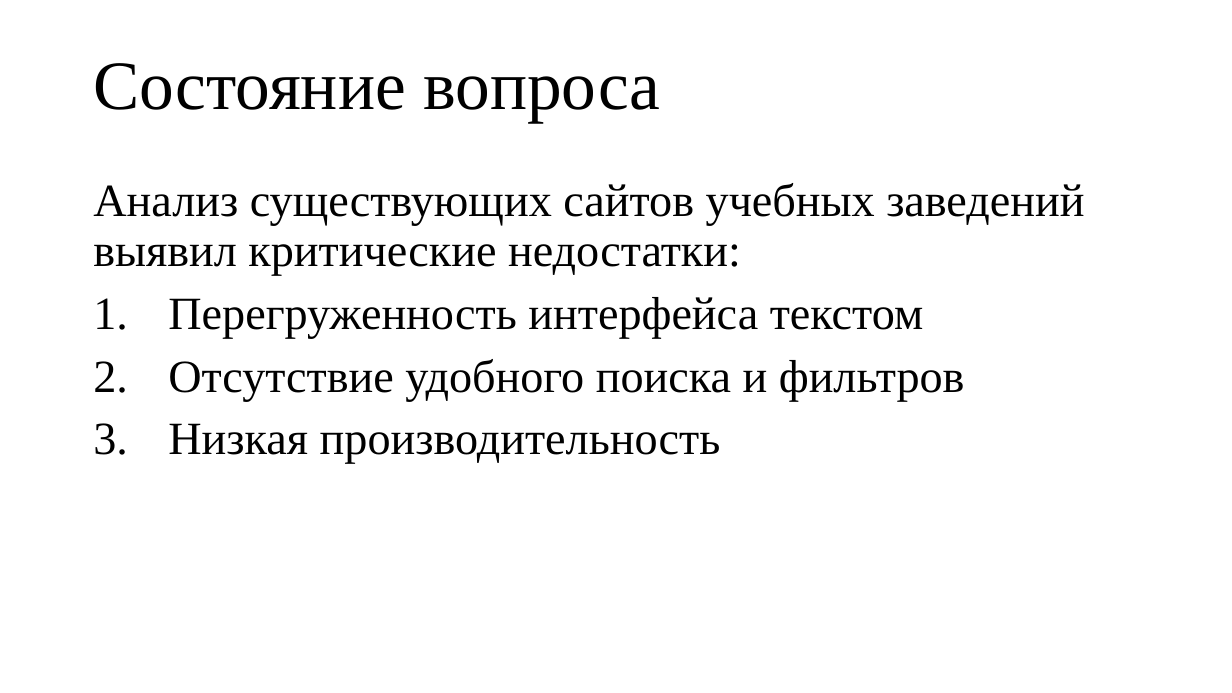
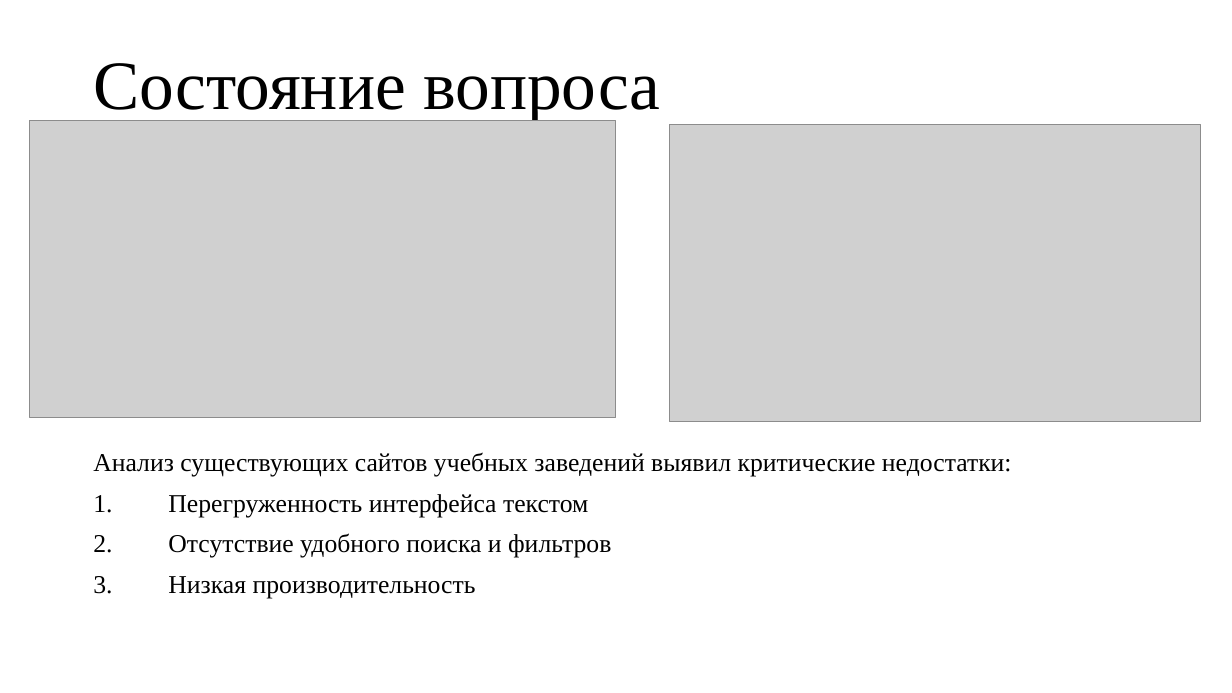
Before and after one commit to chinazes532/ITSchoolWeb, a slide deck: slide 3 of Презентация.pptx. Drawn at 1232x693 pixels with LibreOffice and Linux fonts; fonts in the diff are those of the drawing; grey boxes stand for pictures. Boxes give left, top, right and bottom in pixels: in the first picture for what was removed or moved away, otherwise in the second. Text is boxed around its words. In the diff, an @@ line names an element or a change of style, - is before the commit and + after.

```diff
--- a/Презентация.pptx
+++ b/Презентация.pptx
@@ picture added at (30, 120, 616, 418) @@
@@ picture added at (670, 125, 1202, 422) @@
@@ text "Анализ существующих сайтов учебных заведений ...": place and size @@
-text "Анализ существующих сайтов учебных заведений ..." at (93, 183, 1084, 464)
+text "Анализ существующих сайтов учебных заведений ..." at (93, 452, 1012, 599)
@@ text "Анализ существующих сайтов учебных заведений ..." at (93, 452, 1012, 599): size 36 to 20 pt @@
```
Also in this commit, not shown: 10 slides added.
